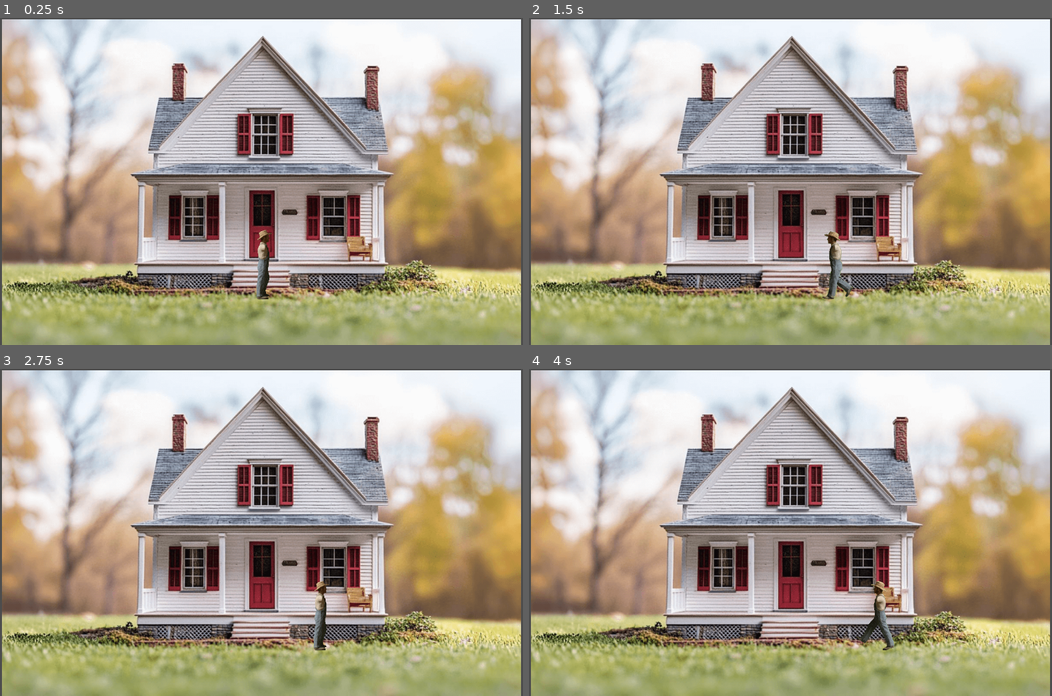
Above: before the commit, frames 1-4 (two rows, left to right).
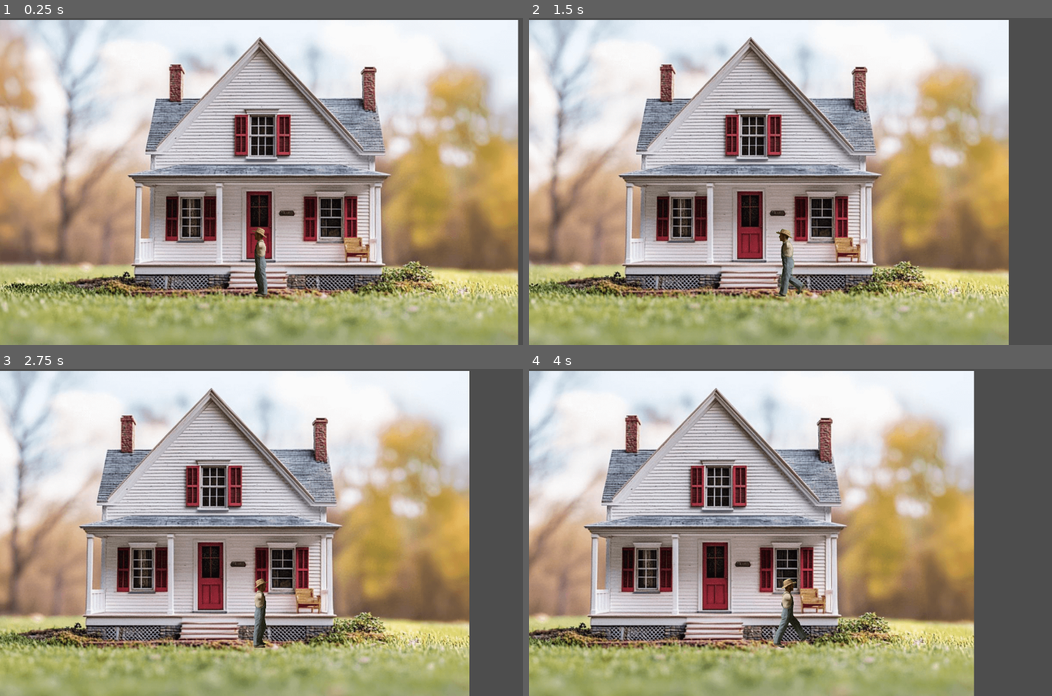
Above: after the commit, the same moments.

Repository: LouisZCode/AIMovementTests
Game: Godot game, scene res://scenes/main.tscn
Same seed, same stepped clock (60 frames per second), same inputs: the game is played once before the commit and once after it.
Inputs (mouse positions are in pixels of both pictures, inside the frame that each line leads up to):
- Up to frame 1 (0.25 s): no input
- Up to frame 2 (1.5 s): tap Enter at 0.5 s; move the mouse to (905, 165) at 0.52 s; hold Right (ui_right) 0.53-1.28 s; move the mouse to (685, 197) at 1.27 s; hold Left (ui_left) from 1.28 s (still down)
- Up to frame 3 (2.75 s): move the mouse to (313, 460) at 2.02 s; release Left (ui_left) at 2.03 s; hold Right (ui_right) from 2.03 s (still down)
- Up to frame 4 (4 s): move the mouse to (764, 597) at 2.77 s; move the mouse to (947, 581) at 3.52 s; release Right (ui_right) at 3.53 s; hold Left (ui_left) from 3.53 s (still down)

The runs differ from the first frame. In frame 1, 25% of the frame differs, in the area x 0-100%, y 0-100%; in frame 2, 63%; in frame 3, 65%; in frame 4, 69%.

Commit message:
feature: Character facing direction follows Mouse + Add of Camera

Diff:
--- a/scenes/main.tscn
+++ b/scenes/main.tscn
@@ -208,15 +208,16 @@
 [node name="main" type="Node2D"]
 
 [node name="Background" type="Sprite2D" parent="."]
-position = Vector2(640, 401.5)
 scale = Vector2(1.1759259, 1.1069444)
 texture = ExtResource("1_0wfyh")
 
 [node name="player" type="CharacterBody2D" parent="."]
+position = Vector2(7, -4)
 script = ExtResource("2_sugp2")
 
 [node name="player_animation" type="AnimatedSprite2D" parent="player"]
-position = Vector2(645, 594)
+position = Vector2(-3, 188)
 sprite_frames = SubResource("SpriteFrames_muem4")
-animation = &"running"
-frame_progress = 0.65321535
+animation = &"idle"
+
+[node name="Camera2D" type="Camera2D" parent="player"]
--- a/scripts/player.gd
+++ b/scripts/player.gd
@@ -1,15 +1,21 @@
 extends CharacterBody2D
 
-@export var speed = 200.0
+@export var speed = 170.0
 
 @onready var anim = $player_animation
 
 func _physics_process(_delta):
+	# Get mouse position and determine facing
+	var mouse_pos = get_global_mouse_position()
+	var facing_right = mouse_pos.x > global_position.x
+	anim.flip_h = not facing_right  # Flip sprite based on mouse
+
 	# Get input
 	var direction = Input.get_axis("ui_left", "ui_right")
 	var is_running = Input.is_action_pressed("ui_shift")
 
-	var current_speed = speed * 2 if is_running else speed
+	# Set speed
+	var current_speed = speed * 2.5 if is_running else speed
 
 	# Move
 	velocity.x = direction * current_speed
@@ -21,6 +27,5 @@
 			anim.play("running")
 		else:
 			anim.play("walking")
-		anim.flip_h = direction < 0
 	else:
 		anim.play("idle")
